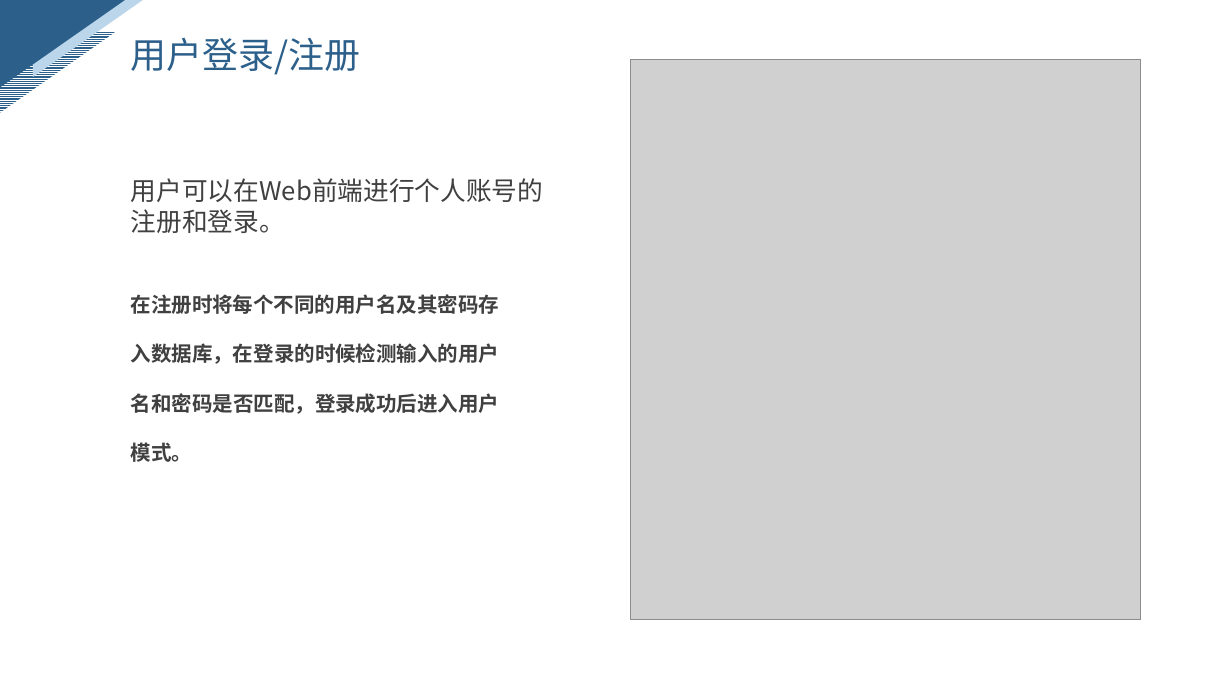
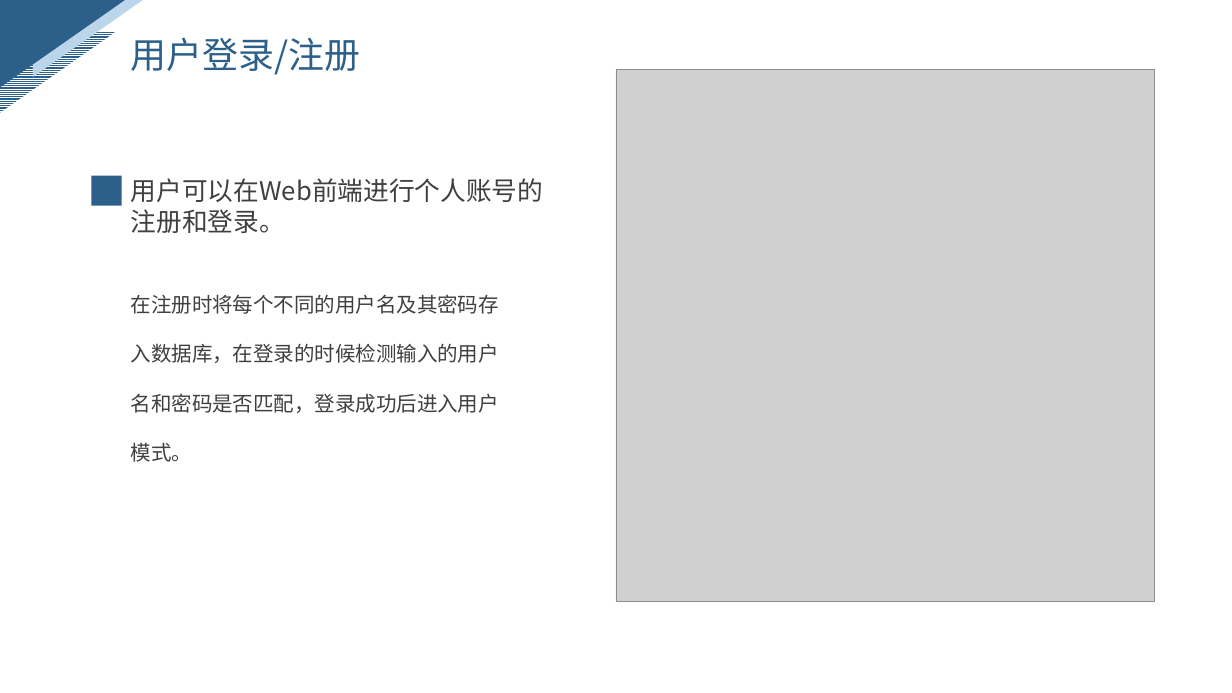
Before and after one commit to ZhangYHe/BIT-2023-ZYGC, a slide deck: slide 12 of doc/问题陈述.pptx. Drawn at 1232x693 pixels with LibreOffice and Linux fonts; fonts in the diff are those of the drawing; grey boxes stand for pictures. Boxes give left, top, right and bottom in pixels: in the first picture for what was removed or moved away, otherwise in the second. Text is boxed around its words. In the diff, an @@ line names an element or a change of style, - is before the commit and + after.

```diff
--- a/doc/问题陈述.pptx
+++ b/doc/问题陈述.pptx
@@ picture: place and size @@
-picture at box(630, 59, 1141, 619)
+picture at box(616, 69, 1155, 602)
@@ rectangle added at box(91, 176, 122, 206), fill #2C608B @@
@@ text "在注册时将每个不同的用户名及其密码存入数据库，在登录的时候检测输入的用户名和密码是否匹配，登录成功后进入用户模式。" at box(131, 294, 499, 462): bold off @@
```
Also in this commit, not shown: 7 other slides changed, 1 other file.
